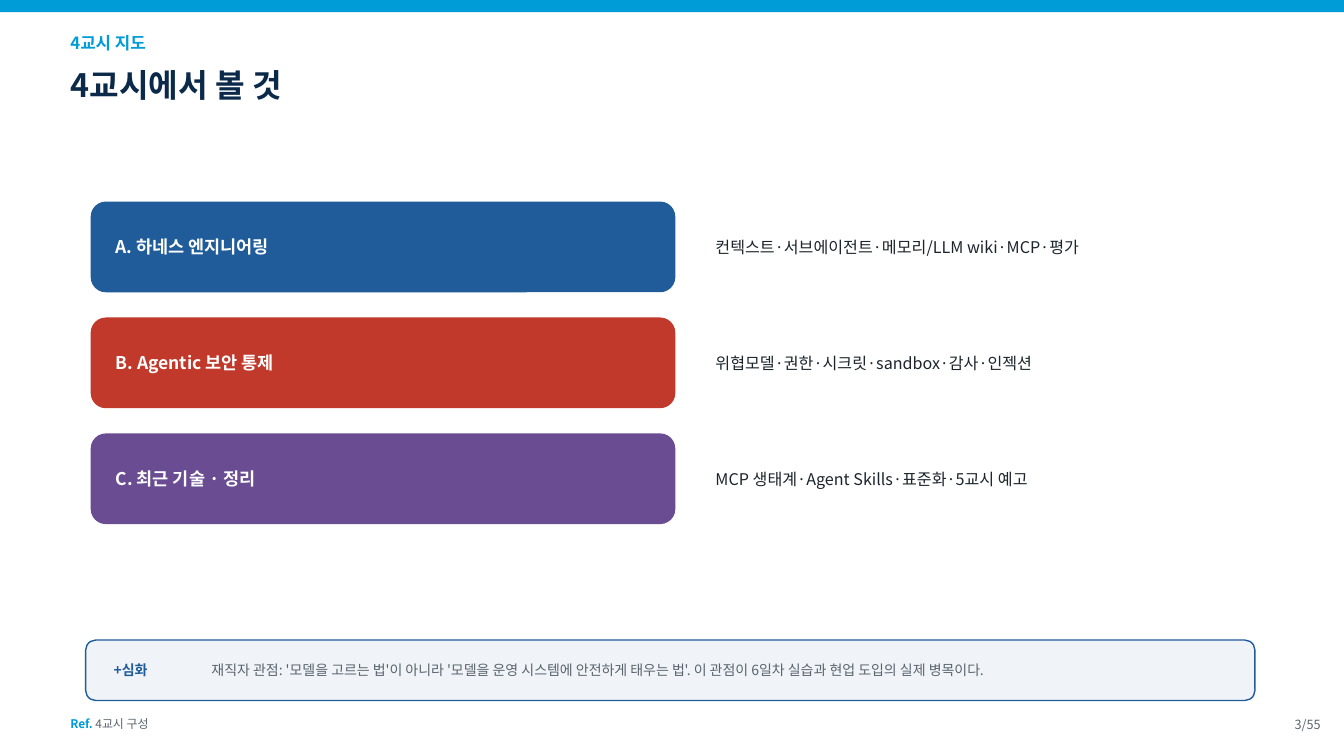
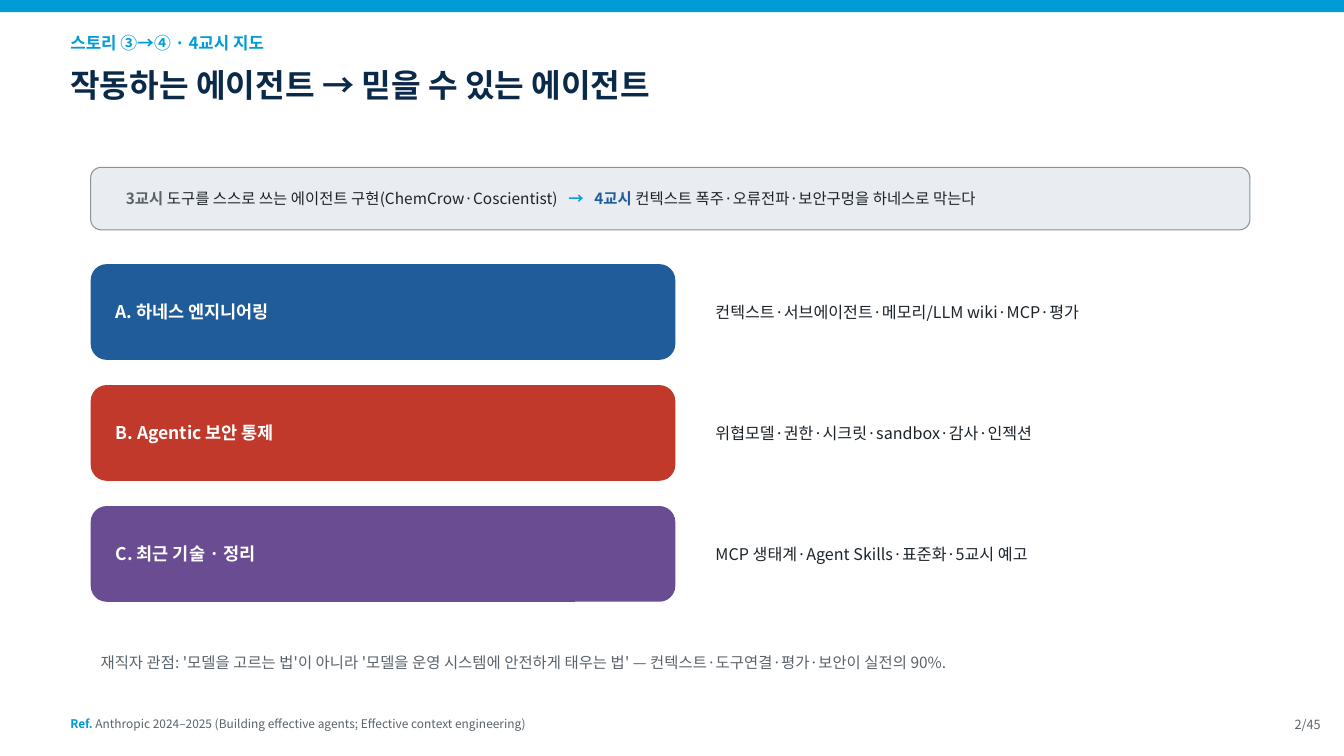
Before and after one commit to fourmodern/2025_aidrugdiscovery, a slide deck: slide 2 of 20260905/slides/0912_4교시.pptx (slide 3 before the commit). Drawn at 1344x756 pixels with LibreOffice and Linux fonts; fonts in the diff are those of the drawing. Boxes give left, top, right and bottom in pixels: in the first picture for what was removed or moved away, otherwise in the second. Text is boxed around its words. In the diff, an @@ line names an element or a change of style, - is before the commit and + after.

```diff
--- a/20260905/slides/0912_4교시.pptx
+++ b/20260905/slides/0912_4교시.pptx
@@ text at [70, 34, 264, 51]: text changed @@
-4교시 지도
+스토리 ③→④ · 4교시 지도
@@ text at [70, 70, 651, 100]: text changed @@
-4교시에서 볼 것
+작동하는 에이전트 → 믿을 수 있는 에이전트
@@ rounded rectangle added at [91, 167, 1250, 230], fill #E9EDF1, outline #8A929A 0.75 pt @@
@@ text added at [126, 191, 976, 207], 11 pt, text #1C242B @@
+3교시 도구를 스스로 쓰는 에이전트 구현(ChemCrow·Coscientist) → 4교시 컨텍스트 폭주·오류전파·보안구멍을 하네스로 막는다
@@ rounded rectangle: place and size @@
-rounded rectangle at [91, 202, 676, 292]
+rounded rectangle at [91, 264, 676, 360]
@@ text "A. 하네스 엔지니어링": place and size @@
-text "A. 하네스 엔지니어링" at [116, 238, 269, 255]
+text "A. 하네스 엔지니어링" at [116, 303, 269, 320]
@@ text "컨텍스트·서브에이전트·메모리/LLM wiki·MCP·평가": place and size @@
-text "컨텍스트·서브에이전트·메모리/LLM wiki·MCP·평가" at [715, 239, 1079, 256]
+text "컨텍스트·서브에이전트·메모리/LLM wiki·MCP·평가" at [715, 304, 1079, 321]
@@ rounded rectangle: place and size @@
-rounded rectangle at [91, 318, 676, 408]
+rounded rectangle at [91, 385, 676, 481]
@@ text "B. Agentic 보안 통제": place and size @@
-text "B. Agentic 보안 통제" at [116, 354, 274, 374]
+text "B. Agentic 보안 통제" at [116, 424, 274, 444]
@@ text "위협모델·권한·시크릿·sandbox·감사·인젝션": place and size @@
-text "위협모델·권한·시크릿·sandbox·감사·인젝션" at [715, 355, 1032, 371]
+text "위협모델·권한·시크릿·sandbox·감사·인젝션" at [715, 425, 1032, 441]
@@ rounded rectangle: place and size @@
-rounded rectangle at [91, 434, 676, 524]
+rounded rectangle at [91, 506, 676, 602]
@@ text "C. 최근 기술 · 정리": place and size @@
-text "C. 최근 기술 · 정리" at [116, 470, 255, 487]
+text "C. 최근 기술 · 정리" at [116, 545, 255, 562]
@@ text "MCP 생태계·Agent Skills·표준화·5교시 예고": place and size @@
-text "MCP 생태계·Agent Skills·표준화·5교시 예고" at [715, 471, 1028, 489]
+text "MCP 생태계·Agent Skills·표준화·5교시 예고" at [715, 546, 1028, 564]
@@ rounded rectangle removed at [86, 640, 1255, 701] @@
@@ text at [101, 655, 947, 669]: text changed; size 10 to 11 pt @@
-재직자 관점: '모델을 고르는 법'이 아니라 '모델을 운영 시스템에 안전하게 태우는 법'. 이 관점이 6일차 실습과 현업 도입의 실제 병목이다.
+재직자 관점: '모델을 고르는 법'이 아니라 '모델을 운영 시스템에 안전하게 태우는 법' — 컨텍스트·도구연결·평가·보안이 실전의 90%.
@@ text removed at [114, 663, 148, 677] @@
-+심화
@@ text at [70, 718, 526, 731]: text changed @@
-Ref. 4교시 구성
+Ref. Anthropic 2024–2025 (Building effective agents; Effective context engineering)
@@ text at [1295, 719, 1321, 731]: text changed @@
-3/55
+2/45
```
Also in this commit, not shown: 40 other slides changed, 10 slides removed, 15 other files.
